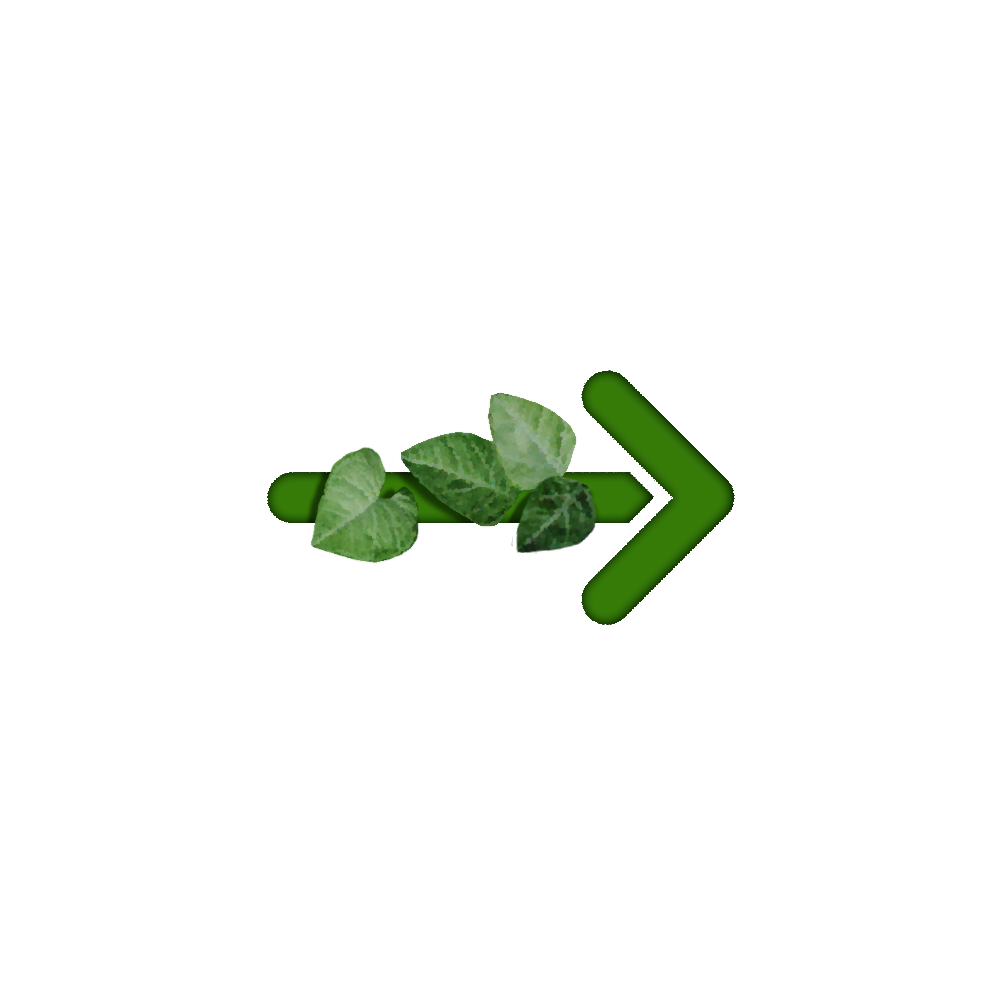
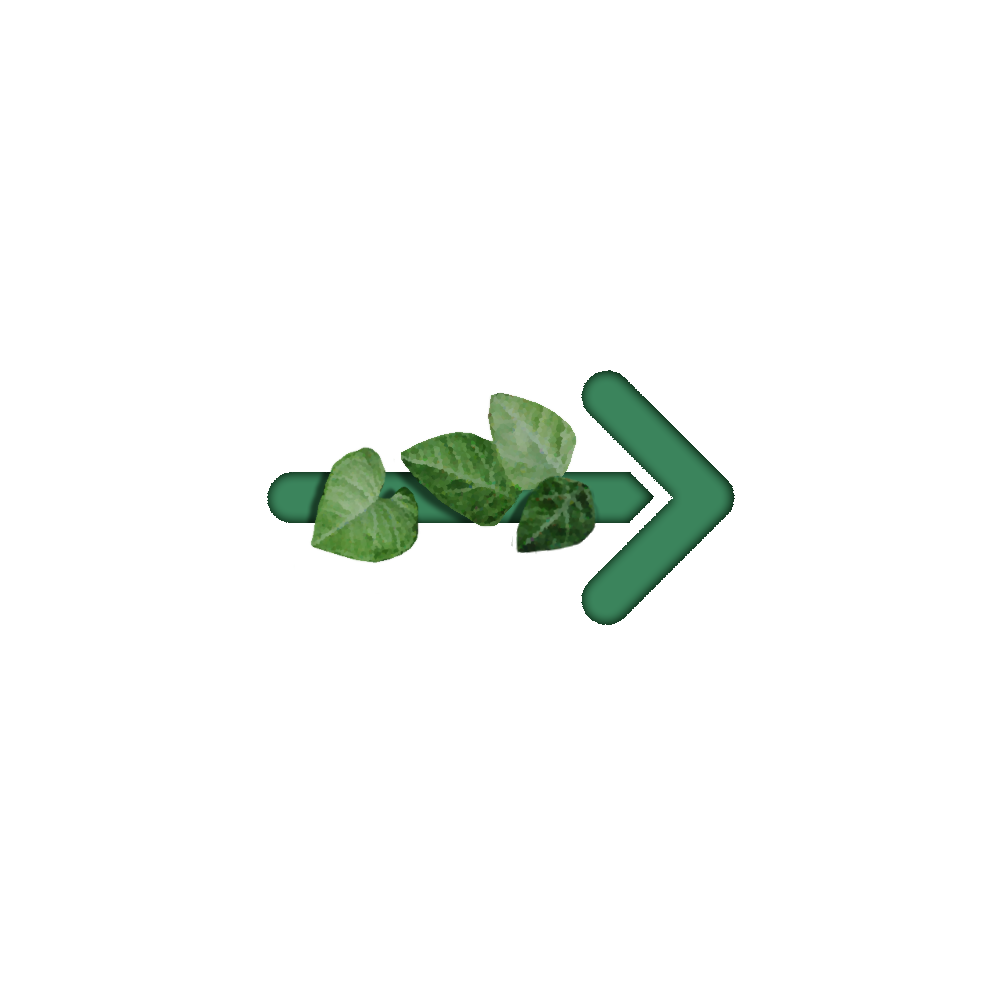
Revision of a layered 1000 x 1000 image; what changed, layer by layer:
added layer "Layer 1 copy 3" above "Layer 1 copy 2" over left=267, top=370, right=735, bottom=625
hid "Layer 1 copy 2" over left=267, top=370, right=735, bottom=625
